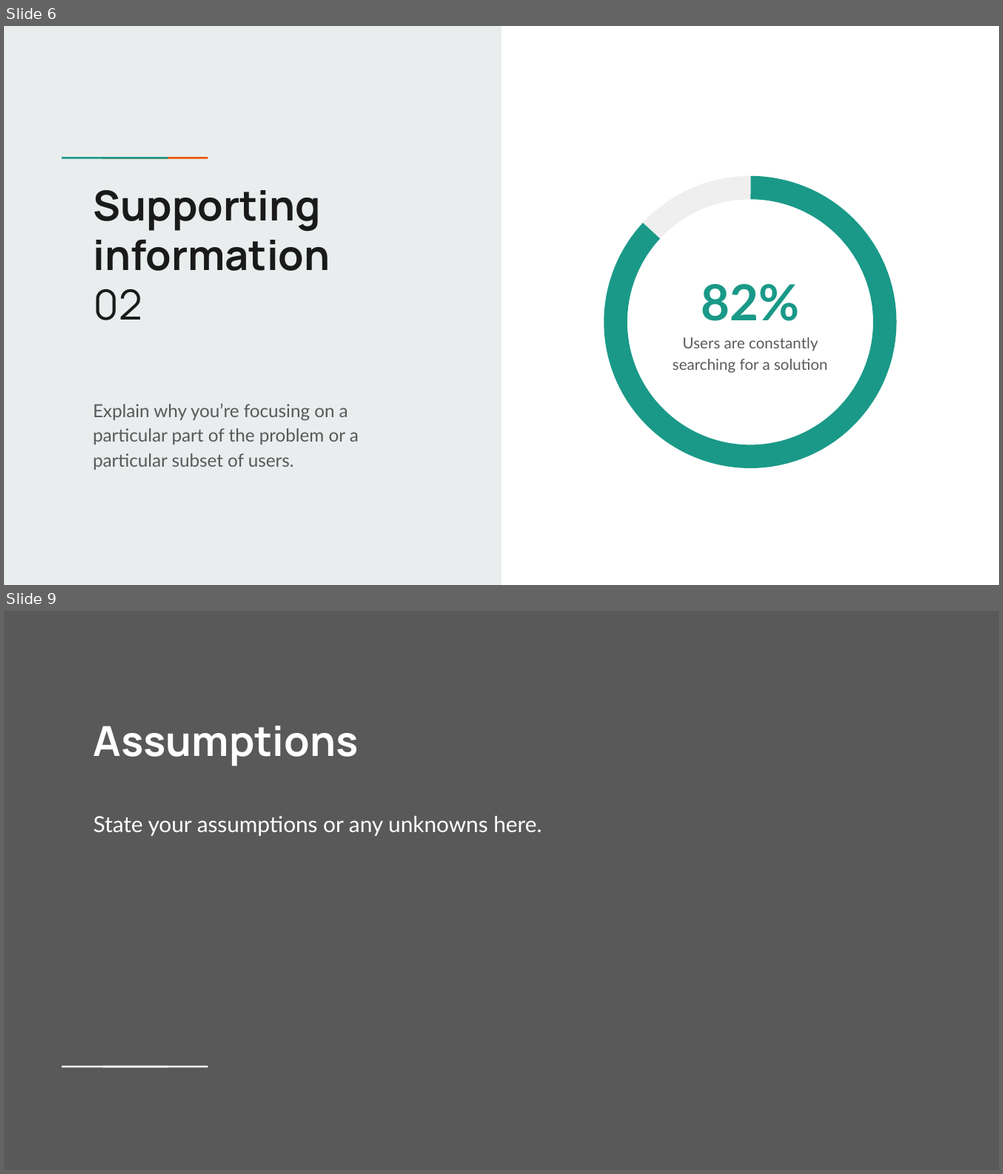
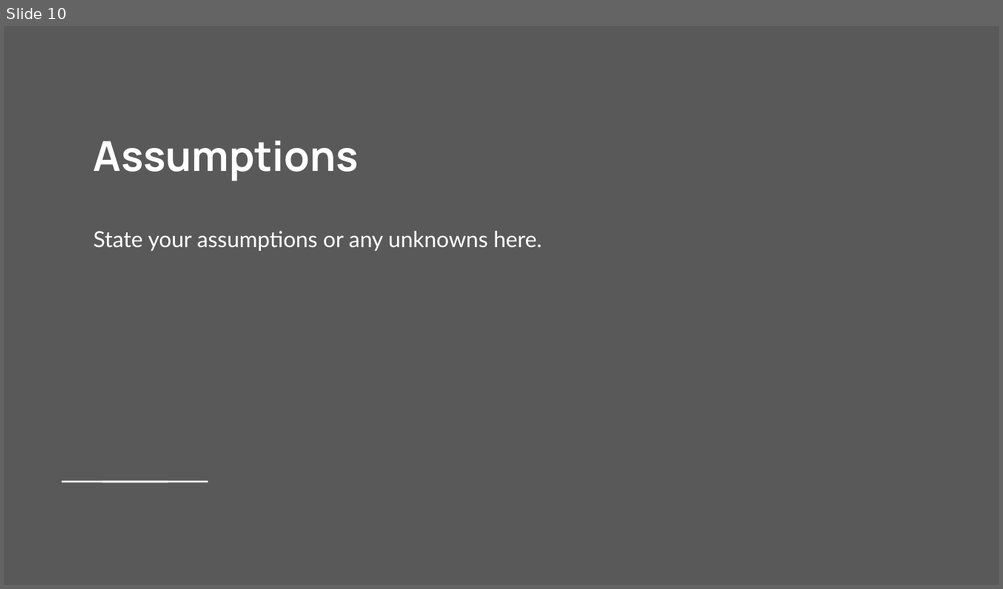
Before and after one commit to Jarney903/Red-ProjectHub, a slide deck: Presentation/Presentation1.pptx. Shown one above the other, each under a label of ours: slides 6 and 9 before the commit, slide 10 after it; the slides between them are not shown. The pictures are 1003x1174 and 1003x589 pixels, drawn with LibreOffice and Linux fonts; fonts in the diff are those of the drawing. Boxes give left, top, right and bottom in pixels: in the first picture for what was removed or moved away, otherwise in the second. Text is boxed around its words. In the diff, an @@ line names an element or a change of style, - is before the commit and + after.

```diff
--- a/Presentation/Presentation1.pptx
+++ b/Presentation/Presentation1.pptx
@@ slide 6 removed at (x1=4, y1=26, x2=999, y2=585), background #FFFFFF @@
@@ rectangle removed at (x1=4, y1=26, x2=501, y2=585) @@
@@ rectangle removed at (x1=94, y1=156, x2=135, y2=160) @@
@@ rectangle removed at (x1=134, y1=156, x2=175, y2=160) @@
@@ arch (boxed as its full ring) removed at (x1=595, y1=167, x2=905, y2=477) @@
@@ arch (boxed as its full ring) removed at (x1=603, y1=176, x2=896, y2=469) @@
@@ title removed at (x1=94, y1=190, x2=330, y2=321) @@
-Supporting information
-02
@@ text removed at (x1=700, y1=284, x2=799, y2=321) @@
-82%
@@ text removed at (x1=672, y1=338, x2=828, y2=373) @@
-Users are constantly searching for a solution
@@ subtitle removed at (x1=93, y1=403, x2=358, y2=470) @@
-Explain why you’re focusing on a particular part of the problem or a particular subset of users.
@@ what was slide 9 is now slide 10 @@
```
Also in this commit, not shown: 6 slides added, 4 other slides removed.
